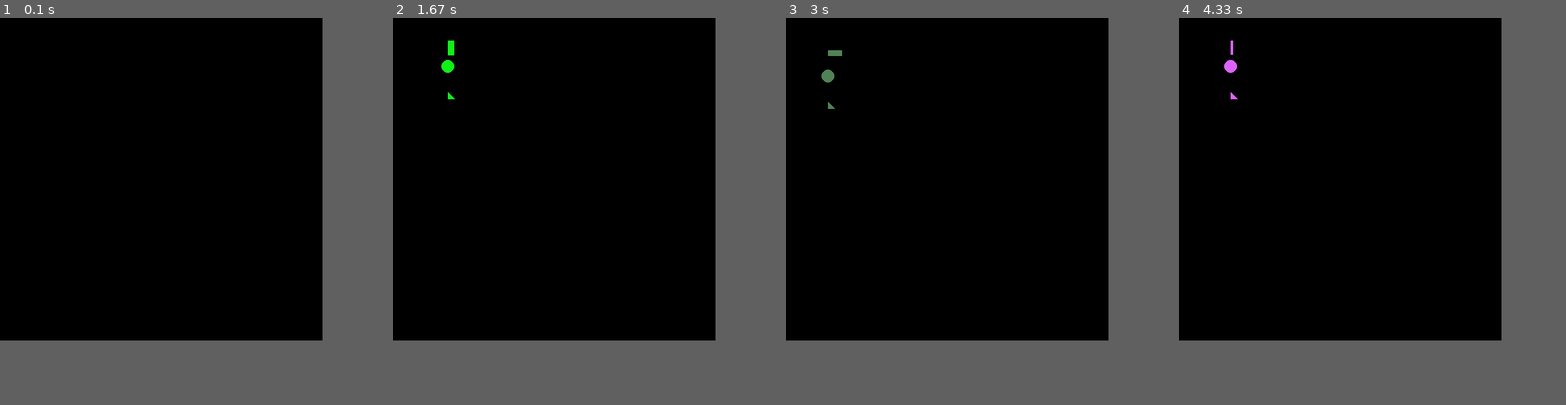
Above: before the commit, frames 1-4 (left to right).
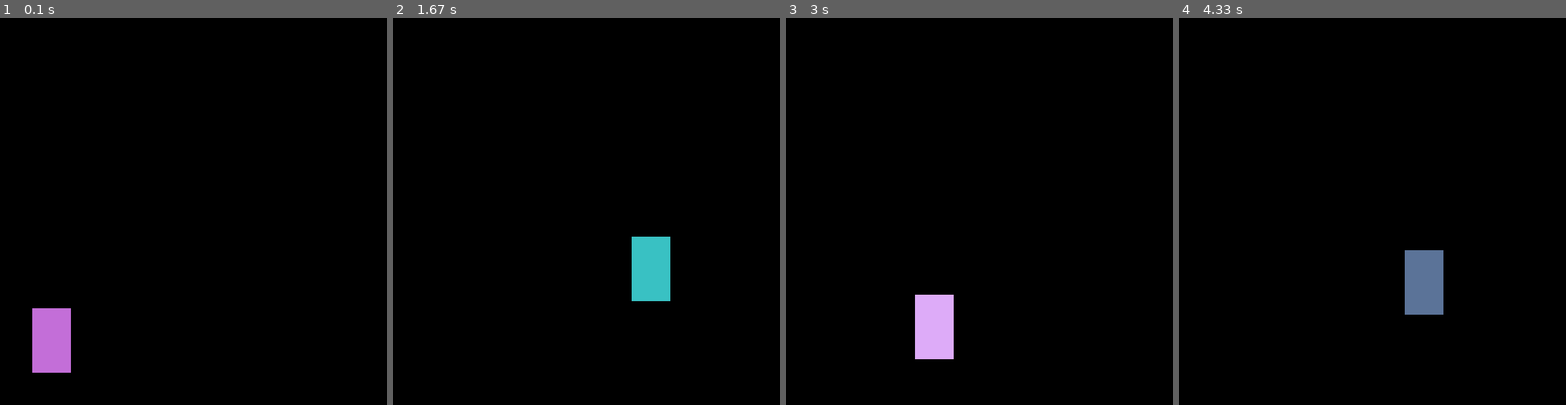
Above: after the commit, the same moments.

Repository: enhuizhu/ming_first_py_game
Game: pygame game, started from game.py
The game is run twice, just before and just after one commit, with the same random seed, the same clock (stepped at 60 frames per second) and the same inputs.
Inputs:
- Up to frame 1 (0.1 s): no input
- Up to frame 2 (1.67 s): tap Space at 0.33, 0.73, 1.03, 1.23, 1.57 s; hold Right 0.67-1.13 s; hold Up 1.17-1.47 s; hold Right from 1.5 s (still down)
- Up to frame 3 (3 s): tap Space at 1.87, 2.07, 2.37, 2.63, 2.97 s; release Right at 1.97 s; hold Left 2-2.53 s; hold Down 2.57-2.87 s; hold Left from 2.9 s (still down)
- Up to frame 4 (4.33 s): tap Space at 3.27, 3.4, 3.8, 4.1 s; release Left at 3.3 s; hold Up 3.33-3.7 s; hold Right from 3.73 s (still down)
In our replay, the window is 500x500 before the commit and 600x600 after it. These sizes can differ from the game's own. Grey fills any space a smaller window leaves; there, only what the larger window draws over its background counts as a difference.

The runs differ from the first frame. In frame 1, 1.7% of the frame differs, in the area x 8-19%, y 75-92%; in frame 2, 1.8%, in the area x 12-72%, y 5-74%; in frame 3, 1.8%; in frame 4, 1.8%.

Commit message:
add jump feature

Diff:
--- a/game.py
+++ b/game.py
@@ -4,22 +4,29 @@
 
 pygame.init()
 
-win = pygame.display.set_mode((500, 500))
+screenWidth = 600
+screenHeight = 600
+
+win = pygame.display.set_mode((screenWidth, screenHeight))
 
 pygame.display.set_caption("first game")
 
 x=50
-y=50
+y=450
 width=60
 height=100
 vel=5
 
 run=True
+isJump = False
+jumpCount = 5
+jumpCountOrigin = jumpCount;
+jumpMinus = -jumpCount
 
 seed(1)
 
 while run:
-    pygame.time.delay(100)
+    pygame.time.delay(10)
 
     for event in pygame.event.get():
         if event.type == pygame.QUIT:
@@ -27,27 +34,39 @@
 
     keys = pygame.key.get_pressed()
 
-    if keys[pygame.K_LEFT] and x > 0:
+    if keys[pygame.K_LEFT] and x > vel:
         x = x - vel
 
-    if keys[pygame.K_RIGHT]:
+    if keys[pygame.K_RIGHT] and x < screenWidth - width:
         x = x + vel
 
-    if keys[pygame.K_UP]:
-        y = y - vel
-
-    if (keys[pygame.K_DOWN]):
-        y = y + vel
+    if not(isJump):
+        if keys[pygame.K_UP] and y > vel:
+            y = y - vel
+        if (keys[pygame.K_DOWN]) and y < screenHeight - height:
+            y = y + vel
+        if (keys[pygame.K_SPACE]):
+            isJump = True
+    else:
+        if jumpCount >= jumpMinus:
+            neg = 1
+            if jumpCount < 0:
+                neg = -1
+            y -= jumpCount ** 2 * 0.5 * neg
+            jumpCount = jumpCount - 1
+        else:
+            isJump = False
+            jumpCount = jumpCountOrigin
 
     win.fill((0, 0, 0))
     red = randint(0, 255)
     green = randint(0, 255)
     black = randint(0, 255)
-    width = randint(1, 23)
-    height = randint(1, 23)
+    # width = randint(1, 23)
+    # height = randint(1, 23)
     pygame.draw.rect(win, (red, green, black), (x, y, width, height))
-    pygame.draw.circle(win, (red, green, black), (x, y + 40), 10)
-    pygame.draw.polygon(win, (red, green, black), [[x, y + 80], [x, y + 90], [x + 10, y + 90]])
+    # pygame.draw.circle(win, (red, green, black), (x, y + 40), 10)
+    # pygame.draw.polygon(win, (red, green, black), [[x, y + 80], [x, y + 90], [x + 10, y + 90]])
     pygame.display.update()
 
 pygame.quit()
